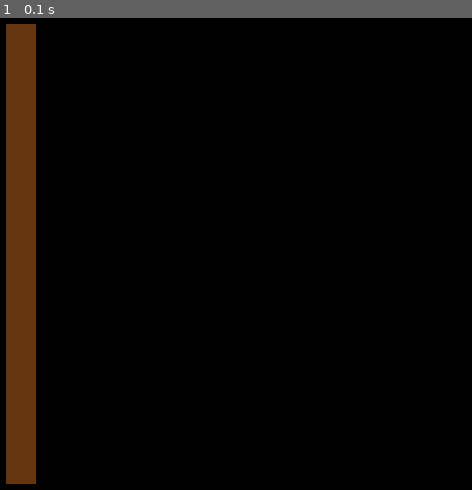
Above: before the commit, frame 1.
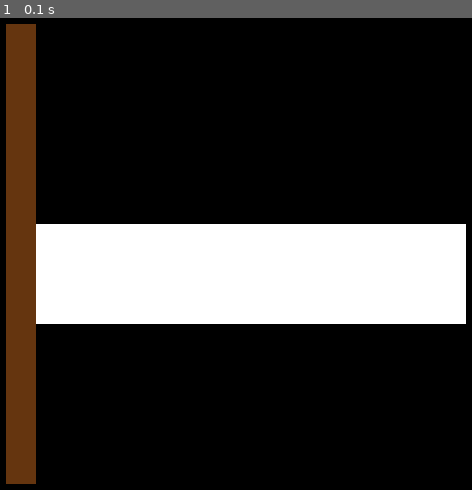
Above: after the commit, the same moment.

Repository: Busiky/git_pygame_homework
Game: pygame game, started from russian_flag.py
Two runs of this game, one before a commit and one after it. Both use one fixed random seed, a clock stepped at 60 frames per second and the inputs below.
Inputs:
- Up to frame 1 (0.1 s): no input

The runs differ from the first frame. In frame 1, 19% of the frame differs, in the area x 7-99%, y 43-65%.

Commit message:
Белая полоса

Diff:
--- a/russian_flag.py
+++ b/russian_flag.py
@@ -8,6 +8,7 @@
 
 def draw():
     pygame.draw.rect(screen, pygame.Color('#65350f'), (20, 20, 30, 460))
+    pygame.draw.rect(screen, pygame.Color('white'), (50, 220, 430, 100))
 
 
 draw()
